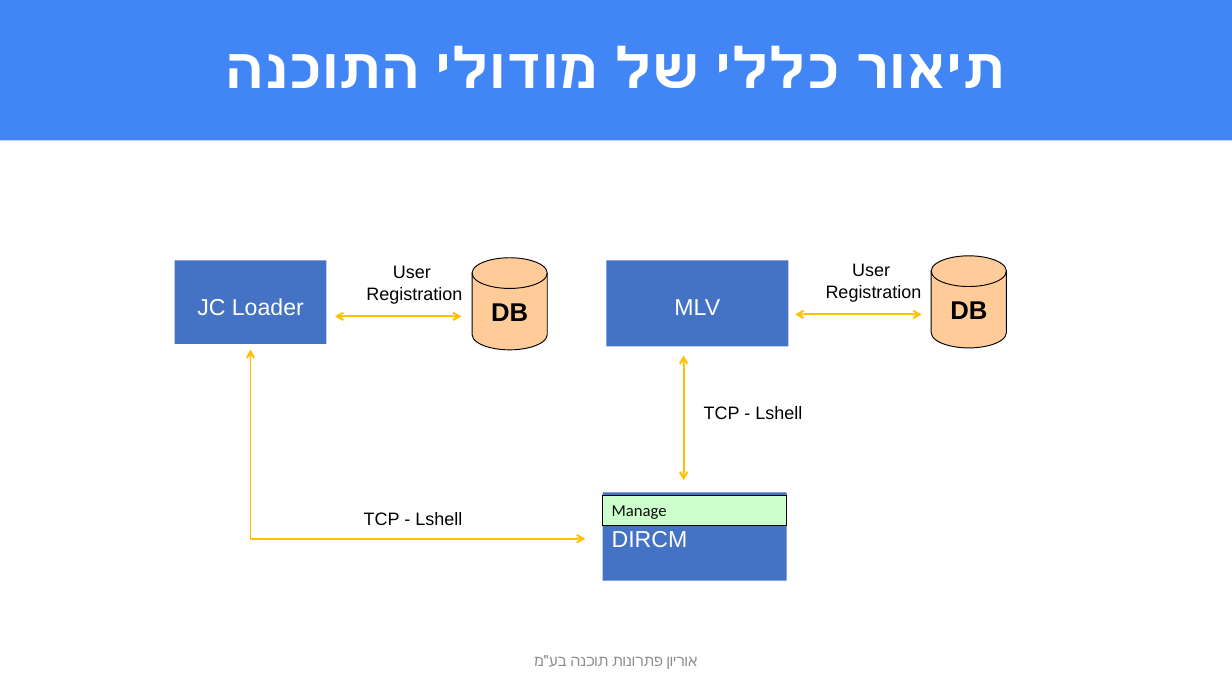
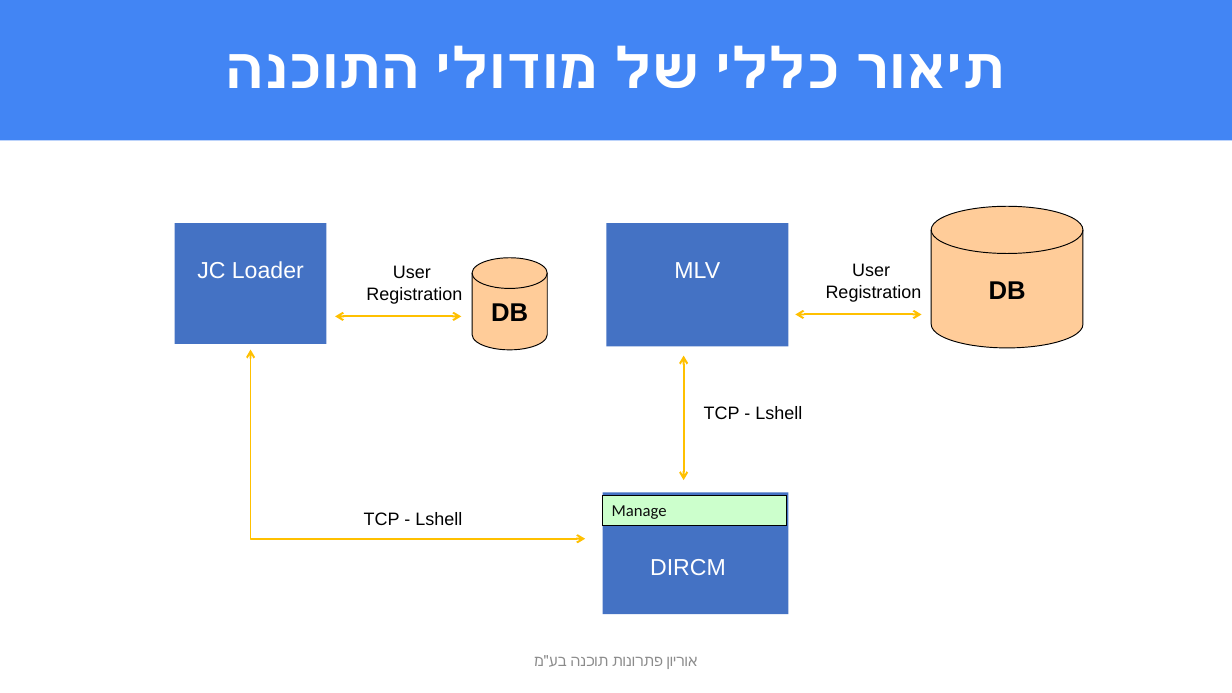
Before and after one commit to RonenHarambam/Elop-TechComputerHolland, a slide deck: slide 3 of Documents/CDR/MLV Holland.pptx. Drawn at 1232x693 pixels with LibreOffice and Linux fonts; fonts in the diff are those of the drawing; background and template pictures are left out. Boxes give left, top, right and bottom in pixels: in the first picture for what was removed or moved away, otherwise in the second. Text is boxed around its words. In the diff, an @@ line names an element or a change of style, - is before the commit and + after.

```diff
--- a/Documents/CDR/MLV Holland.pptx
+++ b/Documents/CDR/MLV Holland.pptx
@@ cylinder "DB": place and size @@
-cylinder "DB" at <box>932,256,1006,348</box>
+cylinder "DB" at <box>932,206,1083,348</box>
@@ rectangle "JC Loader": place and size @@
-rectangle "JC Loader" at <box>175,261,326,344</box>
+rectangle "JC Loader" at <box>175,223,326,344</box>
@@ rectangle "MLV": place and size @@
-rectangle "MLV" at <box>606,261,788,347</box>
+rectangle "MLV" at <box>606,223,788,347</box>
@@ rectangle "DIRCM": place and size @@
-rectangle "DIRCM" at <box>603,493,787,581</box>
+rectangle "DIRCM" at <box>603,493,788,615</box>
```
Also in this commit, not shown: 7 other slides changed, 4 slides added, 2 slides removed.
